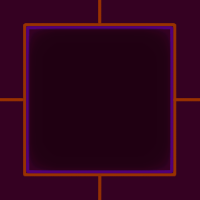
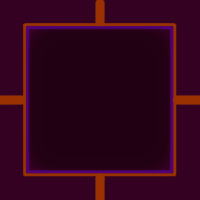
Layers edited between the first and the second 200px x 200px image:
painted on "Layer 2" over [0, 0, 200, 200]
